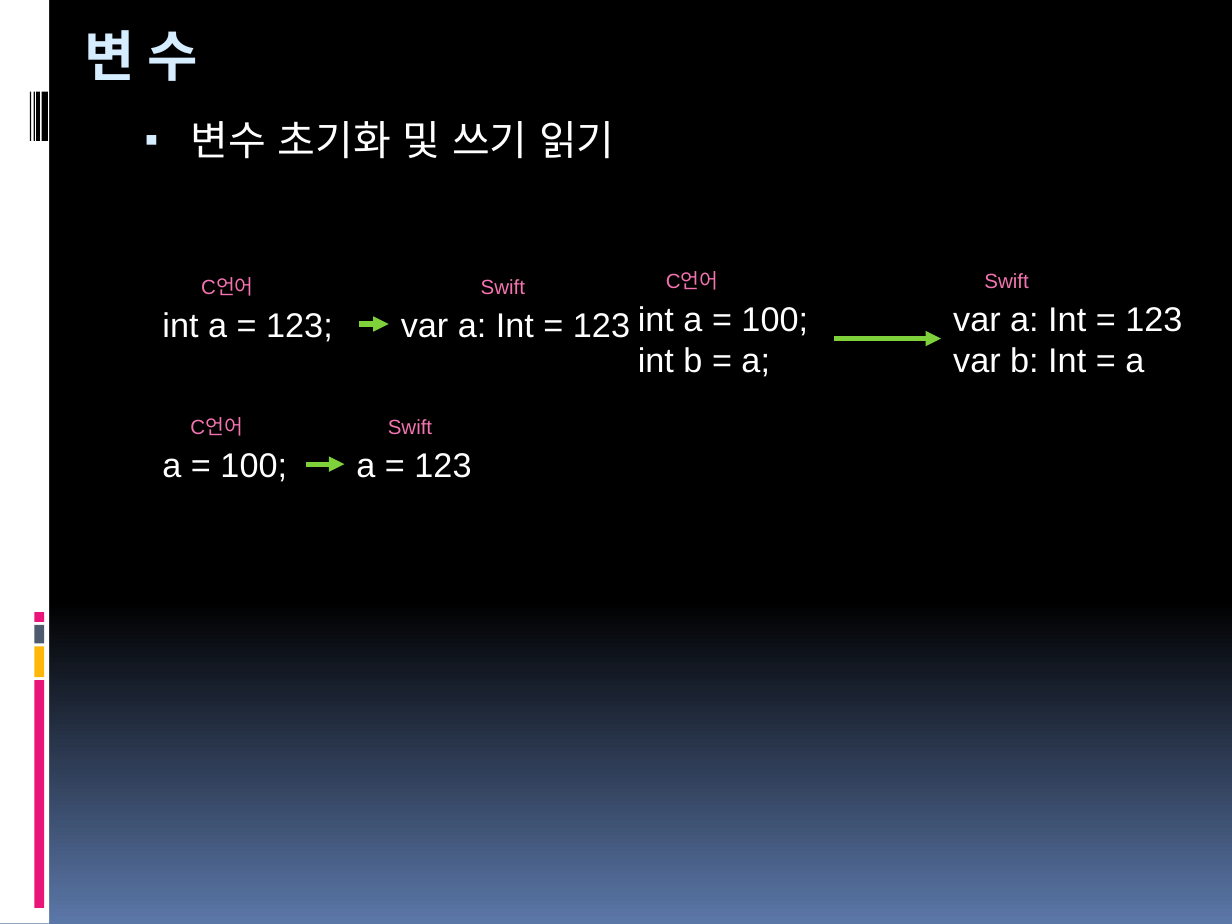
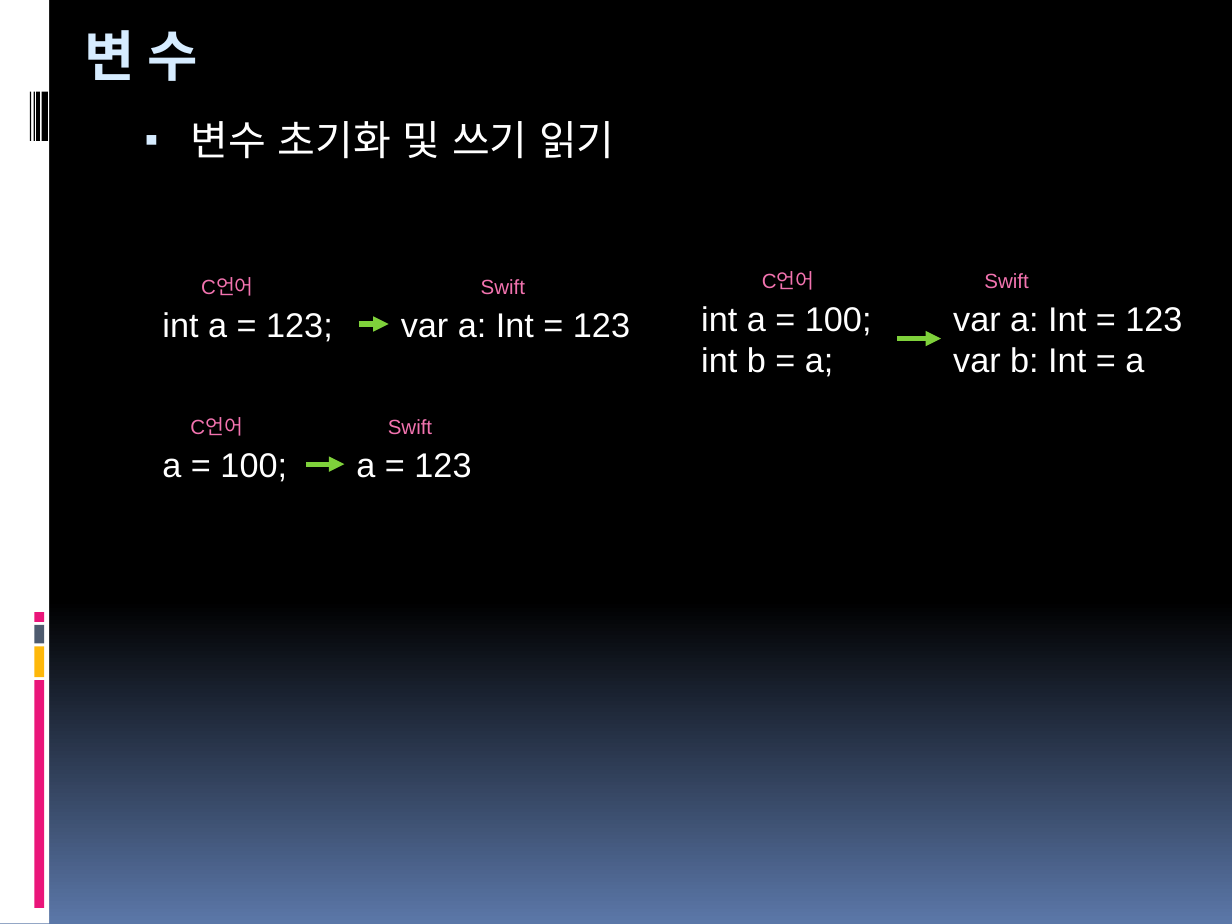
Before and after one commit to hounga13/helloSwift, a slide deck: slide 4 of Swift세미나자료.pptx. Drawn at 1232x924 pixels with LibreOffice and Linux fonts; fonts in the diff are those of the drawing. Boxes give left, top, right and bottom in pixels: in the first picture for what was removed or moved away, otherwise in the second. Text is boxed around its words. In the diff, an @@ line names an element or a change of style, - is before the commit and + after.

```diff
--- a/Swift세미나자료.pptx
+++ b/Swift세미나자료.pptx
@@ text "C언어": place and size @@
-text "C언어" at box(666, 272, 719, 290)
+text "C언어" at box(762, 272, 815, 290)
@@ text "int a = 100;": place and size @@
-text "int a = 100;" at box(638, 306, 808, 377)
+text "int a = 100;" at box(701, 306, 872, 377)
@@ arrow moved from (834, 339) - (941, 339) to (897, 339) - (941, 339) @@
```
Also in this commit, not shown: 1 other slide changed, 8 slides removed.
